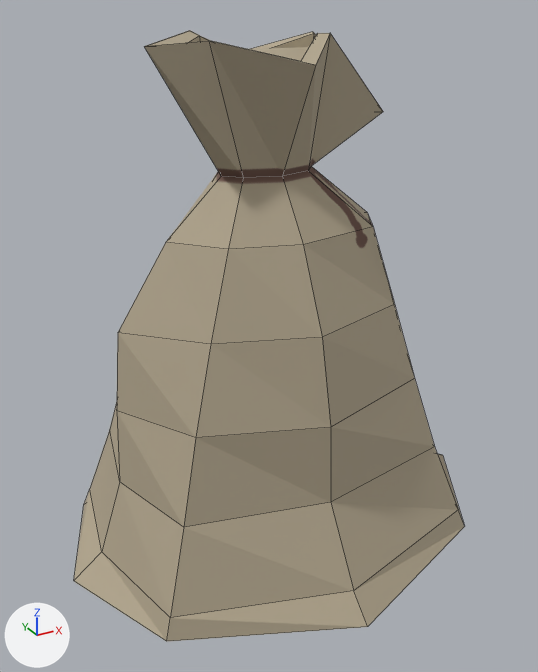
One commit to the Blender file FillerProps/bolsa.blend: the scene before it, then after it.
Before and after are seen from a camera (50 mm lens) standing at (-1.33, -2.4, 2.12) and looking at (-0.01, -0.01, 0.92). The axes (+X, +Y, +Z) are drawn at lower left. The lights are the same throughout. The first picture is the older version. Mesh edges are drawn as thin lines.

Objects in the first picture: 'Bolsa'.
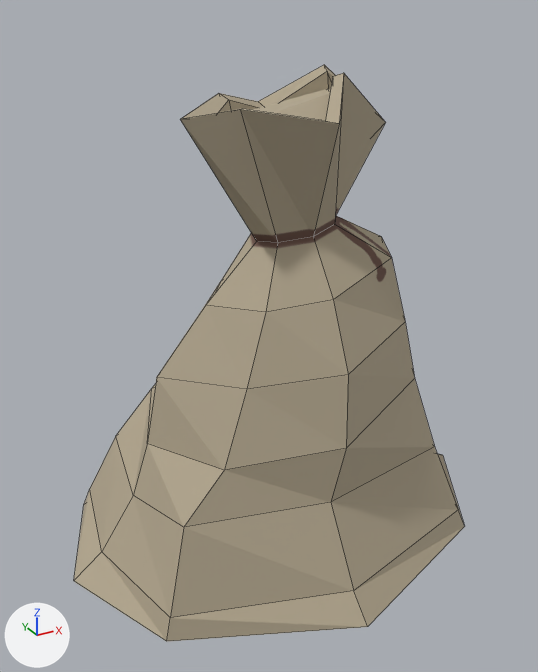
The newer file adds a shape key; the second version is drawn at full value of the shape key 'Aplastar' of 'Bolsa', and the change is written as the vertex moves it makes.

Changed parts and their boxes [x1, y1, x2, y2] in the pictures (538 x 672 px; the box of a moved part takes in the faces that stretch with it):
'Bolsa', reshaped: before [74, 30, 464, 642]; after [74, 65, 464, 642]
part 1 of me_cilindro, moved or reshaped: before [91, 30, 416, 552]; after [91, 65, 416, 552]

What changed in the scene script:
```text
Change me_cilindro:
    used by ob_bolsa; location = (0.0, 0.0, 1.044)
    remove me_cilindro.from_pydata(...)  # 89 vertices, 82 faces, 1 loose edge; spans x -0.89..1.0, y -0.74..0.75, z -1.02..1.01
    add me_cilindro.from_pydata(...)  # 89 vertices, 82 faces, 1 loose edge; spans x -0.89..1.0, y -0.74..0.75, z -1.02..0.88
    me_cilindro part 1: 63 of 89 vertices moved; they spanned x -0.67..0.5, y -0.47..0.42, z -0.59..1.01 and now span x -0.63..0.51, y -0.48..0.4, z -0.66..0.88; mean shift (0.08, -0.03, -0.17); largest move (-0.42, 0.0, 0.32) -> (-0.29, -0.04, 0.07)
```
